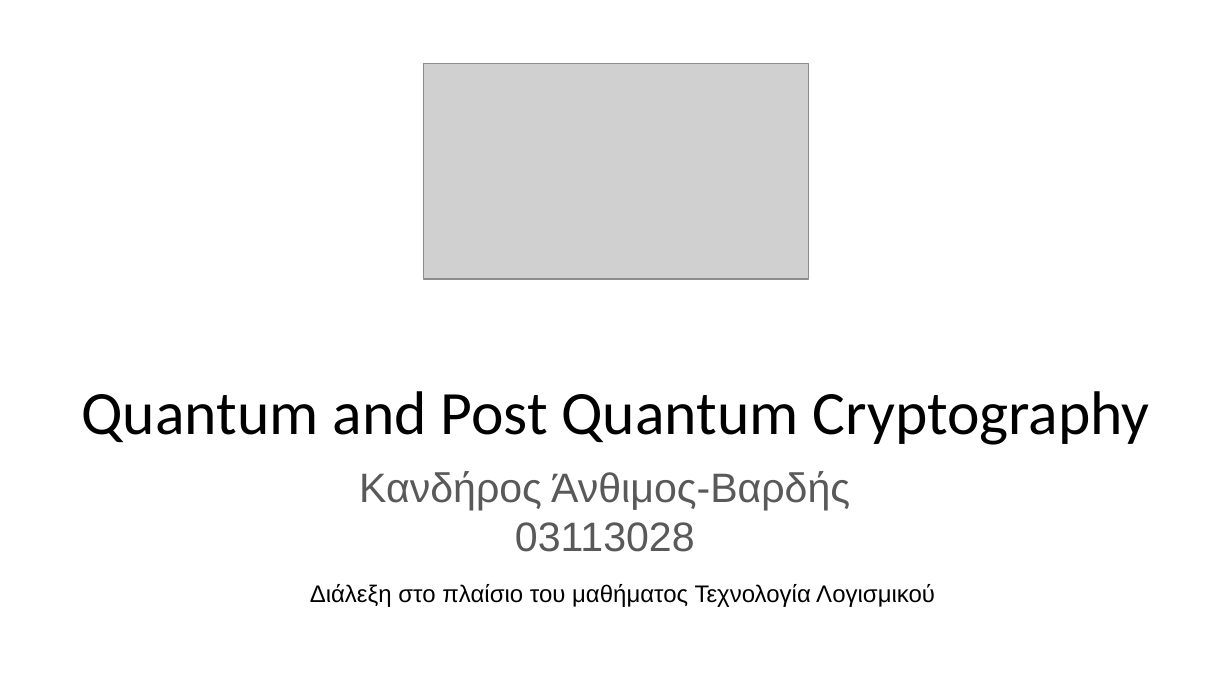
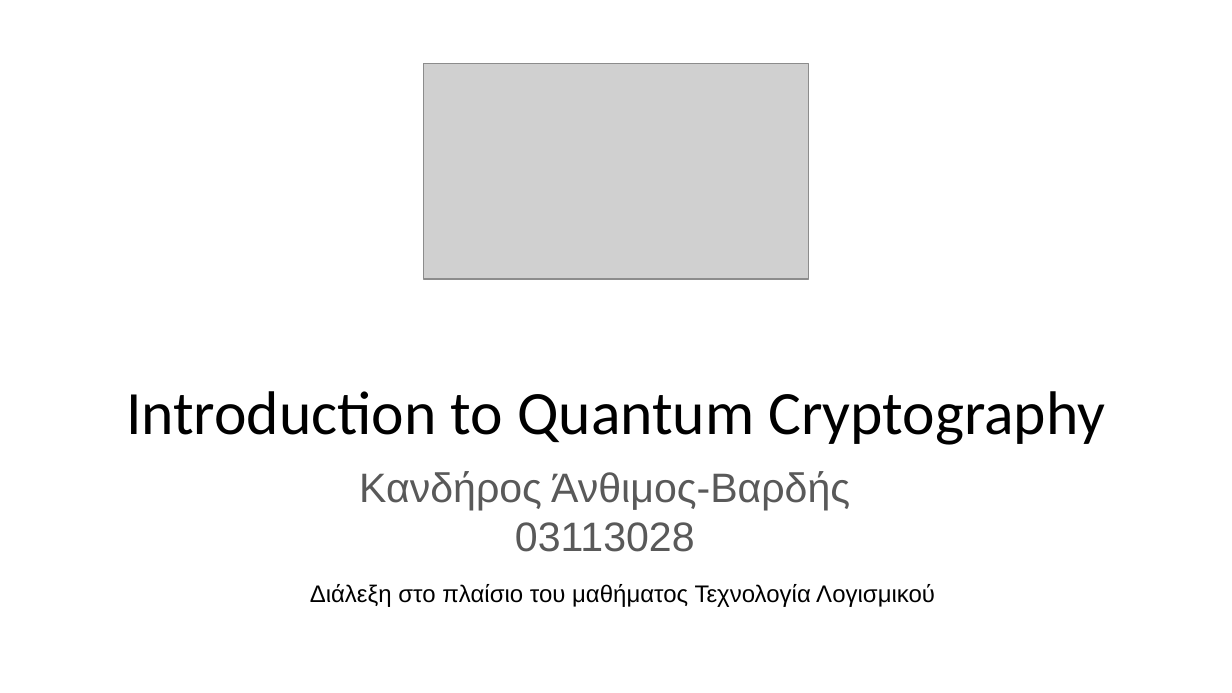
Before and after one commit to saikos/softeng17b-project2, a slide deck: slide 1 of files/Introduction_to_Quantum_Cryptography.pptx. Drawn at 1232x693 pixels with LibreOffice and Linux fonts; fonts in the diff are those of the drawing; grey boxes stand for pictures. Boxes give left, top, right and bottom in pixels: in the first picture for what was removed or moved away, otherwise in the second. Text is boxed around its words. In the diff, an @@ line names an element or a change of style, - is before the commit and + after.

Commit message:
Add files via upload
small change in title

```diff
--- a/files/Introduction_to_Quantum_Cryptography.pptx
+++ b/files/Introduction_to_Quantum_Cryptography.pptx
@@ title at [126,391,1105,445]: text changed @@
-Quantum and Post Quantum Cryptography
+Introduction to Quantum Cryptography
```
